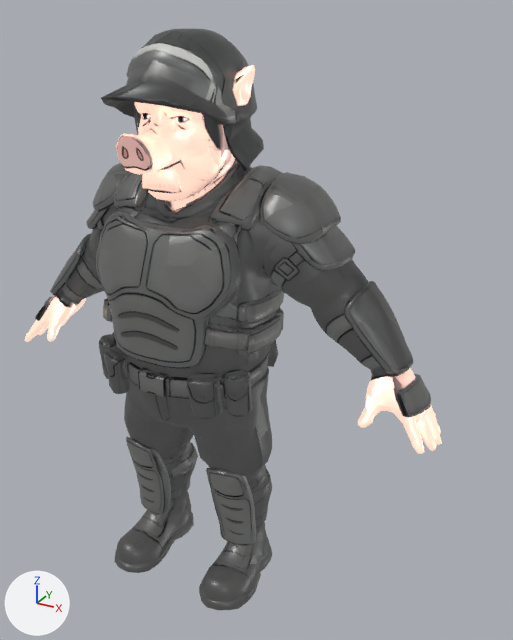
A saved change to the glTF model assets/3d pipeline/hero/riot/riot.glb.
Before and after are seen from a 50 mm camera at (1.123, -1.658, 1.75) aimed at (0.168, 0.079, 0.882). The axes (+X, +Y, +Z) are drawn at lower left. The lights are the same throughout. The picture after the commit comes second. Where no turn or scale is listed for an object, it has been applied to the vertices.

In view in the first picture: 'char1'.
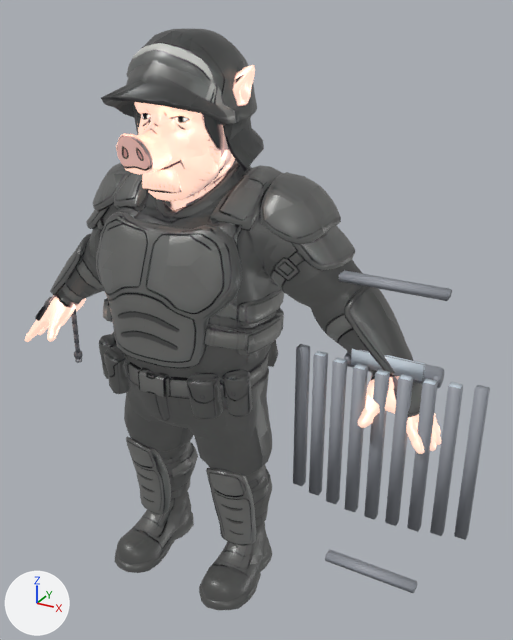
The edits, one by one:
Material 'ShieldBody' (mat_shieldbody) is new.
Its base color is (0.3, 0.32, 0.36) (grey #9599a2).
Its roughness is 0.55.
Material 'ShieldGlass' (mat_shieldglass) is new.
Its base color is (0.62, 0.7, 0.78) (pale blue #cedae5).
Its roughness is 0.18.
Material 'BatonContact' (mat_batoncontact) is new.
Its base color is (0.86, 0.88, 0.94) (white #eff1f8).
Its roughness is 0.22.
Material 'BatonBody' (mat_batonbody) is new.
Its base color is (0.22, 0.23, 0.26) (grey #81848b).
Its roughness is 0.62.
Mesh me_riot_shield is new.
It has 588 vertices, 1116 faces and spans x 0.326..0.872, y -0.014..0.127, z 0.118..1.099.
Faces by material slot: [1090, 26].
It uses material mat_shieldbody (grey #9599a2).
It uses material mat_shieldglass (pale blue #cedae5).
Mesh me_baton is new.
It has 2688 vertices, 5312 faces and spans x -0.613..-0.583, y 0.084..0.114, z 0.545..0.912.
Faces by material slot: [5278, 34].
It uses material mat_batonbody (grey #81848b).
It uses material mat_batoncontact (white #eff1f8).
Object 'Shield_Held' (ob_shield_held) is new; it shows me_riot_shield.
Its location is (0.0, 0.0, 0.0).
Object 'Baton_Held' (ob_baton_held) is new; it shows me_baton.
Its location is (0.0, 0.0, 0.0).

Where the change shows, as pixel boxes (x1, y1, x2, y2) in the pictures (513 x 640 px):
'Shield_Held', added: after (293, 270, 490, 593)
    faces in mat_shieldbody (grey #9599a2): (293, 270, 490, 593)
    faces in mat_shieldglass (pale blue #cedae5): (315, 349, 462, 389)
'Baton_Held', added: after (71, 309, 83, 363)
    faces in mat_batonbody (grey #81848b): (71, 309, 83, 363)
